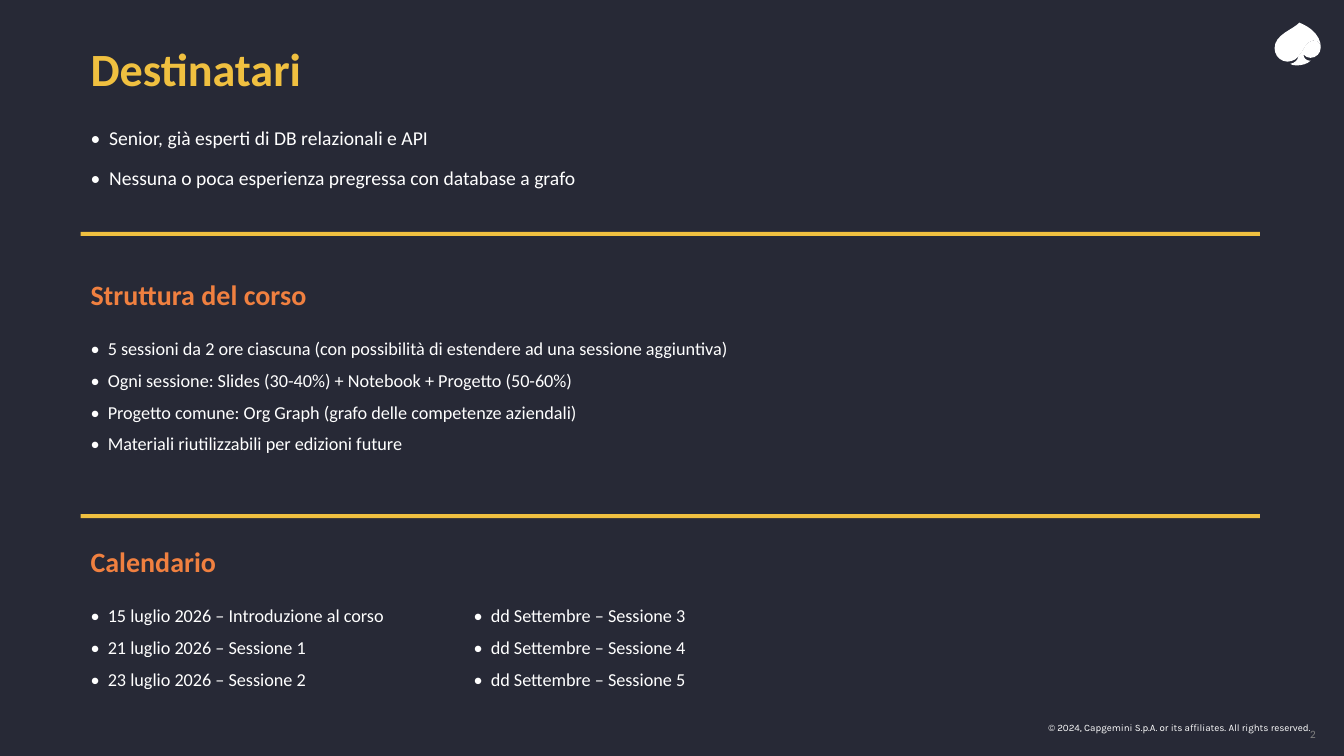
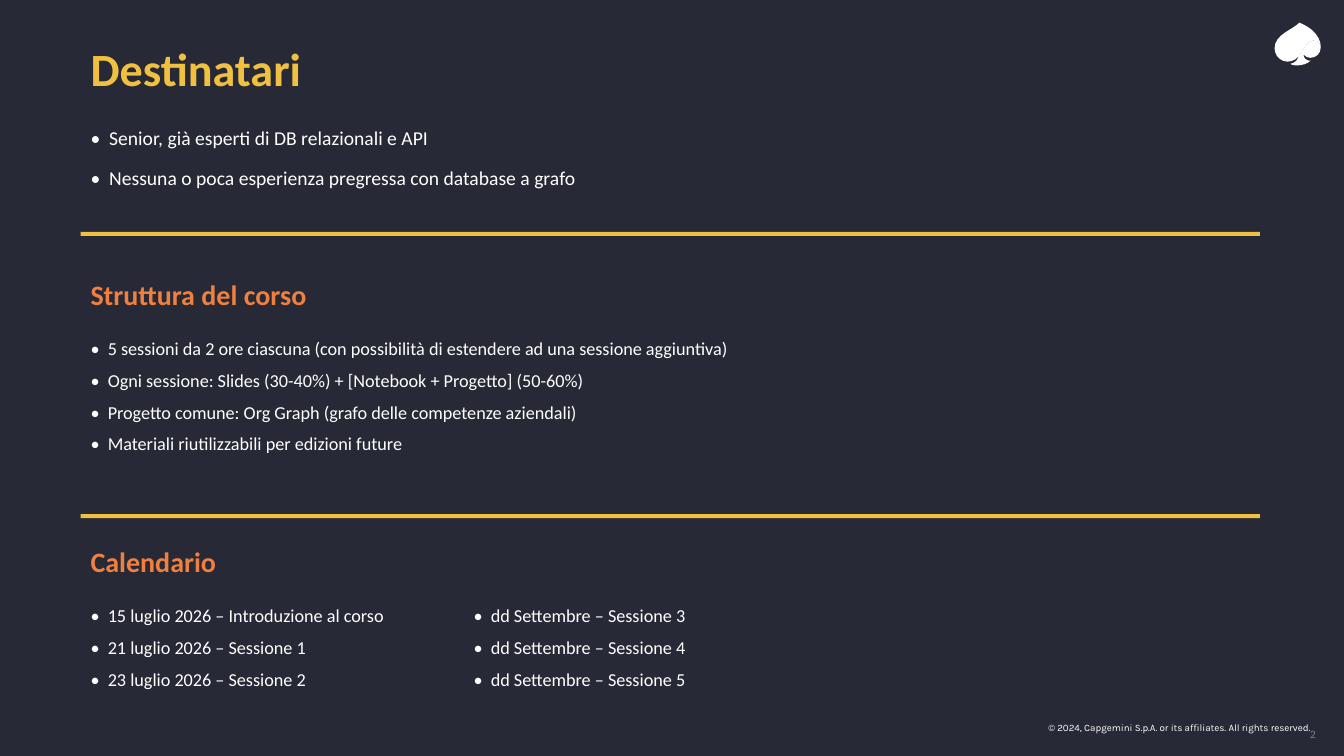
Before and after one commit to leobcc/neo4j-training-course-material, a slide deck: slide 2 of slides/course_outline/introduction.pptx. Drawn at 1344x756 pixels with LibreOffice and Linux fonts; fonts in the diff are those of the drawing. Boxes give left, top, right and bottom in pixels: in the first picture for what was removed or moved away, otherwise in the second. Text is boxed around its words. In the diff, an @@ line names an element or a change of style, - is before the commit and + after.

```diff
--- a/slides/course_outline/introduction.pptx
+++ b/slides/course_outline/introduction.pptx
@@ text at <box>108,374,583,390</box>: text changed @@
-• Ogni sessione: Slides (30-40%) + Notebook + Progetto (50-60%)
+• Ogni sessione: Slides (30-40%) + [Notebook + Progetto] (50-60%)
```
Also in this commit, not shown: 4 other slides changed.
